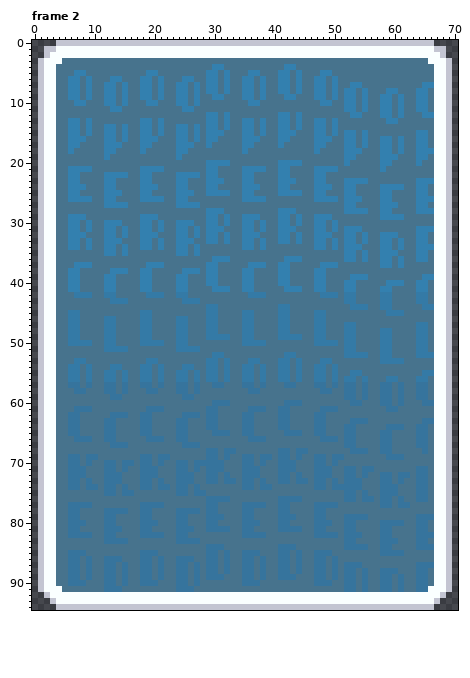
One commit to this pixel-art file: dev/spritesheets/overclockedatlas.aseprite. That is the earlier state.
71x95 pixels, 15 frames. Colours within 5 levels of each other are drawn and written as one. Shown: frame 2. The commit also changed other frames, which this record leaves out.
After:
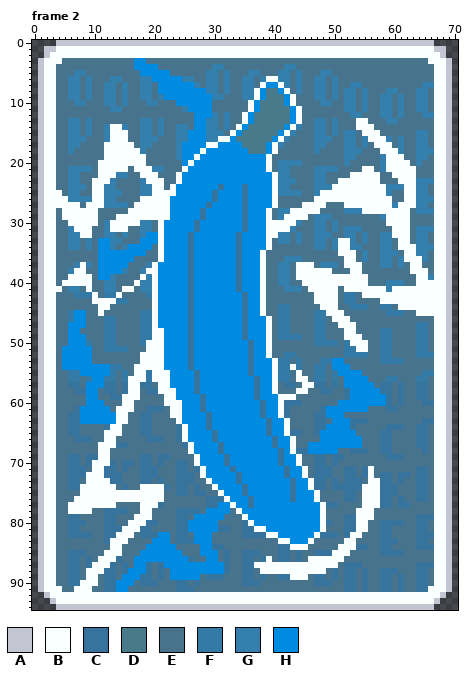
Palette (. is transparent): A #c3c5d2  B #faffff  C #36749d  D #497a8b  E #47738d  F #347aa6  G #3380af  H #008be3
Log entry: Woops, messed up the sprites
Difference:
layer "Layer 2" now shown
Changed rows in their new state; - is an unchanged pixel.
Frame 2, layer "Layer 2":
first column x 4:
 3 -------------HH------------------------------------------------
 4 -------------HHHH----------------------------------------------
 5 --------------HHHHH--------------------------------------------
 6 ----------------HHHHH--------------BB--------------------------
 7 -----------------HHHHHH-----------BHHB-------------------------
 8 -----------------HHHHHHHH--------BHDDHB------------------------
 9 ------------------HHHHHHHH-------BHDDDHB-----------------------
10 --------------------HHHHHH------BHDDDDHB-----------------------
11 ----------------------HHHH------BHDDDDDHB----------------------
12 -----------------------HHH-----BHDDDDDDHB----------------------
13 -----------------------HH------BHDDDDDDHB---------BB-----------
14 ---------BB------------HH-----BHDDDDDDHB----------BBB----------
15 ---------BBB----------HHH----BHDDDDDDHB------------BBB---------
16 ---------BBB----------HHH--BBHDDDDDDHB--------------BBB--------
17 --------BBBBB--------HHHHBBHHHHDDDDHB----------------BBB-------
18 --------BBBBBB-------HHHBHHHHHHHDDDHB-----------------BBB------
19 --------BBBBBBB------HHBHHHHHHHHHHHB-------------------BBB-----
20 -------BBBBBBBB------HBHHHHHHHHHHHHB-------------------BBBB----
21 -------BBBBB-BBB-----BHHHHHHHHHHHHHB---------------BB--BBBBB---
22 -------BBB----BBB---BHHHHHHHHHHHHHHHB------------BBBBB--BBBB---
23 ------BBB------BBB--BHHHHHHHHHHHHHHHB----------BBBBBBB---BBB---
24 ------BB--------BB-BHHHHHHHCHHHCHHHHB---------BBBBBBBBB---BB---
25 B-----BB--------BBBBHHHHHHCHHHHCHHHHB-------BBBBBBBBBBB---BB---
26 BB----BB------BBBBBHHHHHHHCHHHHCHHHHB------BBBBBBBBBBBBB--BB---
27 BBBB-BBB-----BBBBBBHHHHHHCHHHHHCHHHHB----BBBB---BBBBBBBB-BBB---
28 -BBBBBB-----BBBBBBBHHHHHCHHHHHHCHHHB---BBBBB-------BBBBBBBB----
29 -BBBBBB---BBBBBBBBBHHHHHCHHHHHHCHHHB--BBBB-------------BBBB----
30 --BBBBB--BBBBB---BHHHHHCHHHHHHHCHHHBBBBB---------------BBBB----
31 ---BBB---BBB-----BHHHHHCHHHHHHHCHHHBBBB-----------------BBB----
32 ----BB---------HHBHHHHCHHHHHHHCHHHHBB-------------------BBB----
33 -------HH-----HHHBHHHHCHHHHHHHCHHHHB-----------BB--------BB----
34 -------HH---HHHH-BHHHHCHHHHHHHCHHHHB-----------BB--------BBB---
35 -------HHHHHHHH--BHHHHCHHHHHHHCHHHB------------BBB--------BB---
36 -------HHHHHH----BHHHHCHHHHHHHCHHHB-------------BB--------BBB--
37 ----B--HHHHH----BHHHHHCHHHHHHHCHHHB-----BBB-----BBB--------BB--
38 ---BB--HHHH----BBHHHHHCHHHHHHHCHHHB-----BBBBBB---BB--------BBB-
39 --BBBB-HH-----B-BHHHHHCHHHHHHHCHHHB-----BBBBBBBBBBBB--------BB-
40 -BBBBB-------B--BHHHHHCHHHHHHHCHHHB------BBBBBBBBBBB--------BBB
41 B----B-----BB---BHHHHHCHHHHHHHCHHHB-------BBBBB-BBBBBBB-BBBBBBB
42 ------B---B-----BHHHHHCHHHHHHHHCHHB--------BBBB----BBBBBBBBBBBB
43 ------BBBB------BHHHHHCHHHHHHHHCHHB--------BBBB-------BBBBBBBBB
44 -------BB-------BHHHHHCHHHHHHHHCHHB---------BBB----------BBBBBB
45 ---HH--B--------BHHHHHCHHHHHHHHCHHB----------BBB------------BBB
46 ---HH-----------BHHHHHCHHHHHHHHCHHHB----------BBB--------------
47 --HHH-----------BHHHHHCHHHHHHHHCHHHB-----------BBB-------------
48 --HH------------BBHHHHCHHHHHHHHCHHHB------------BB-------------
49 --HHH-----------BBHHHHCHHHHHHHHCHHHB------------BBB------------
50 --HHH----------BBBHHHHCHHHHHHHHHCHHB-------------BBB-----------
51 -HHHHH---------BBBHHHHCHHHHHHHHHCHHB--------------BB-----------
52 -HHHHH--------BBBBHHHHCHHHHHHHHHCHHB---------------------------
53 -HHHHH--------BBBBHHHHCHHHHHHHHHCHHHB---------HH---------------
54 -HHHHHHHH----BBBBBHHHHCHHHHHHHHHCHHHB--B------HHH--------------
55 ----HHHHH----BB-BBBHHHHCHHHHHHHHCHHHB---B------HHHH------------
56 ------HH----BBB-BBBHHHHCHHHHHHHHHCHHB---BB------HHHH-----------
57 -----HHH----BB---BBHHHH-HHHHHHHHHCHHB----BB-----HHHHH----------
58 -----HH-----BB---BBBHHH-HHHHHHHHH-HHB---BB-------HHHHH---------
59 -----HH----BBB----BBHHHHCHHHHHHHHCHHHBBB---------HHHHHH--------
60 -----HHH---BB-----BBBHHHCHHHHHHHHHCHHB---------HHHHHHHH--------
61 ----HHHHH-BBB------BBHHHCHHHHHHHHH-HHB-------HHHHHHH-----------
62 ----HHHHHHBB-------BBHHHH-HHHHHHHHCHHB-------HHH---------------
63 ----HHHHHHBB--------BHHHH-HHHHHHHHHCHHB-------HHH--------------
64 ---------BB----------BHHH-HHHHHHHHHCHHB------HHHH--------------
65 --------BBB----------BHHHH-HHHHHHHHCHHB-----HHHHHH-------------
66 --------BB-----------BHHHHCHHHHHHHHHCHHB----HHHHHHH------------
67 -------BBB------------BHHHHCHHHHHHHHCHHB--HHHHHHHHH------------
68 -------BB-------------BHHHHCHHHHHHHHH-HB--HHHHH----------------
69 -------BB--------------BHHHH-HHHHHHHH-HHB----------------------
70 ------BBB--------------BHHHHCHHHHHHHH-HHB----------------------
71 ------BB----------------BHHHHCHHHHHHHH-HHB----------B----------
72 -----BBB----------------BHHHHHCHHHHHHH-HHB----------B----------
73 -----BBBB----------------BHHHHCHHHHHHHHCHHB---------BB---------
74 ----BBBBBB----BBBB--------BHHHH-HHHHHHHCHHB--------BBB---------
75 ----BBBBBBBBBBBBBB---------BHHHCHHHHHHHCHHHB-------BBB---------
76 ---BBBBBBBBBBBBBBB----------BHHHCHHHHHH-HHHB-------BBB---------
77 --BBBBBBBB----BBB----------HHBHH-HHHHHHHHHHHB------BBB---------
78 --BBBB--------BB---------HHHH-BHHHHHHHHHHHHHB-----BBB----------
79 -------------BBB-------HHHHH---BHHHHHHHHHHHHB-----BBB----------
80 ------------BBB-------HHHHH-----BHHHHHHHHHHHB-----BB-----------
81 -----------BBB--------HHHHH------BBHHHHHHHHHB-----BB-----------
82 ----------BBB----HH----HHH---------BBHHHHHHB-----BB------------
83 ---------BBB----HHH----HHH-----------BBHHHB-----BB-------------
84 ---------BB----HHHHH----HH-------------BBB-----BBB-------------
85 --------BBB---HHHHHHH---HHH-------------------BBB--------------
86 -------BBB---HHHHHHHHH---HH--------B------BBBBBB---------------
87 ------BBB----HH---HHHHHHHHHH-----BBBBBBBBBBBBBB----------------
88 -----BBB----HHH----HHHHHHHHH------BBBBBBBBBBB------------------
89 -----BB----HHH-----HHHHH---------------BBB---------------------
90 ----BBB---HHH--------------------------------------------------
91 ---BBB----HH---------------------------------------------------
Where, in picture pixels (left, top, right, bottom), the same in both pictures:
changed: (56, 58, 434, 592)
